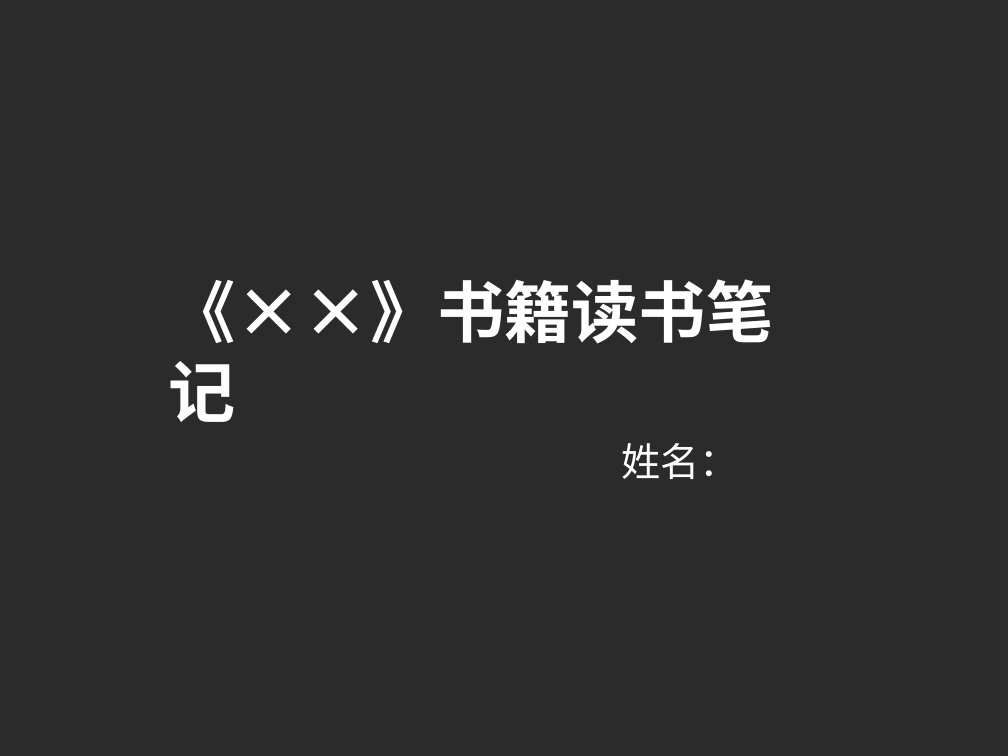
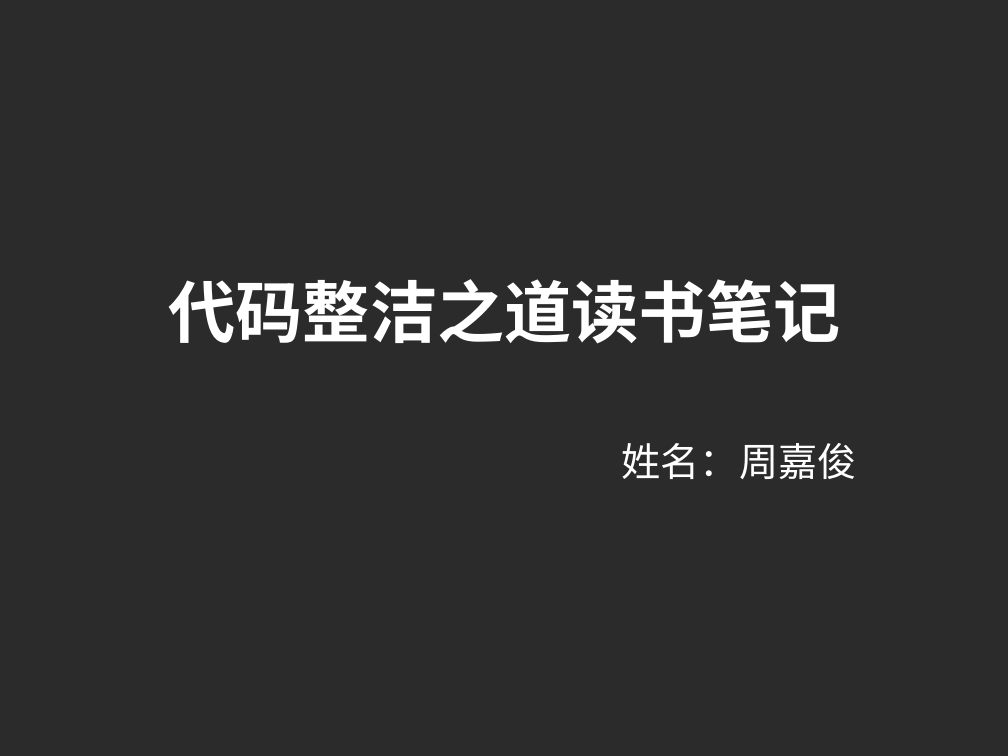
Before and after one commit to z467247132/level_up, a slide deck: slide 1 of 01 知识传递/1-2-1 知识传递 读1本书/02-读1本书-读书笔记撰写模板.pptx. Drawn at 1008x756 pixels with LibreOffice and Linux fonts; fonts in the diff are those of the drawing; background and template pictures are left out; a plain dark background stands for a picture behind light text. Boxes give left, top, right and bottom in pixels: in the first picture for what was removed or moved away, otherwise in the second. Text is boxed around its words. In the diff, an @@ line names an element or a change of style, - is before the commit and + after.

Commit message:
更新笔记

```diff
--- a/01 知识传递/1-2-1 知识传递 读1本书/02-读1本书-读书笔记撰写模板.pptx
+++ b/01 知识传递/1-2-1 知识传递 读1本书/02-读1本书-读书笔记撰写模板.pptx
@@ text at (x1=169, y1=279, x2=841, y2=344): text changed @@
-《××》书籍读书笔记
+代码整洁之道读书笔记
@@ text at (x1=622, y1=443, x2=857, y2=479): text changed @@
-姓名：
+姓名：周嘉俊
```
Also in this commit, not shown: 2 other slides changed, 3 other files.
